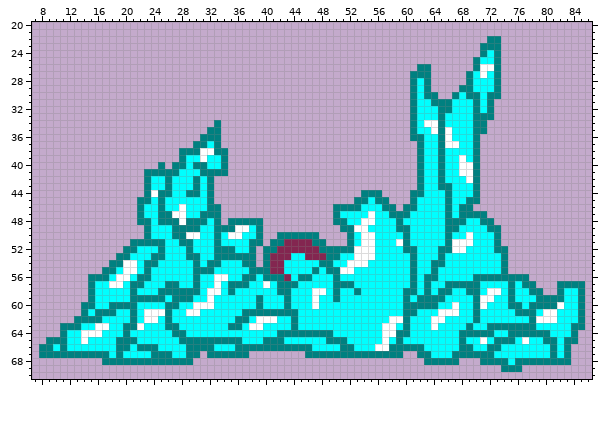
Sprite sheet -- game/assets/crystal_cluster3.png. Above: the version before the commit.
The file is 96x96 pixels. Shown: x 7..86, y 20..70.
After the commit:
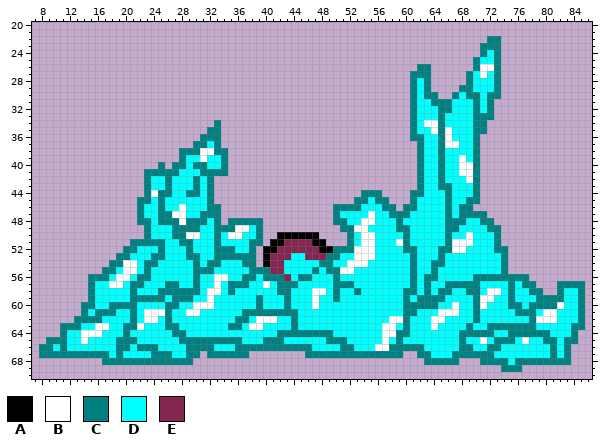
Palette (. is transparent): A #000000  B #ffffff  C #008080  D #00ffff  E #832650
From old to new:
Changed rows in their new state; - is an unchanged pixel.
first column x 40:
50 --AAAAAA--
51 -AA----AA-
52 AA------AA
53 A---------
54 A---------
Where, in picture pixels (left, top, right, bottom), the same in both pictures:
changed: (263, 232, 333, 267)
